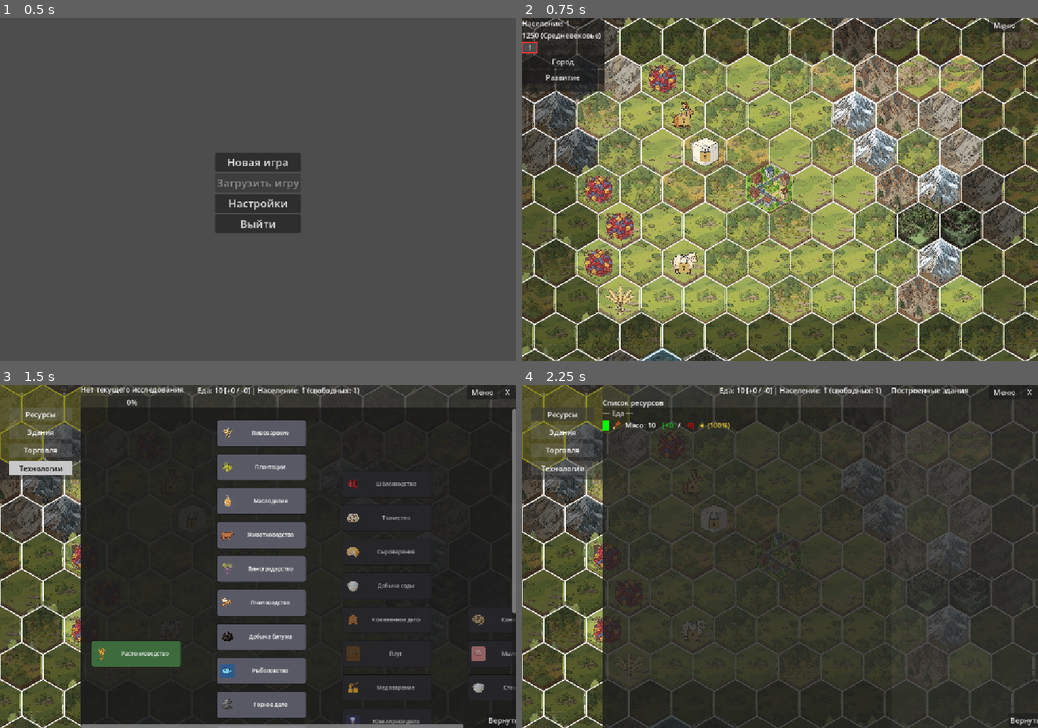
Above: before the commit, frames 1-4 (two rows, left to right).
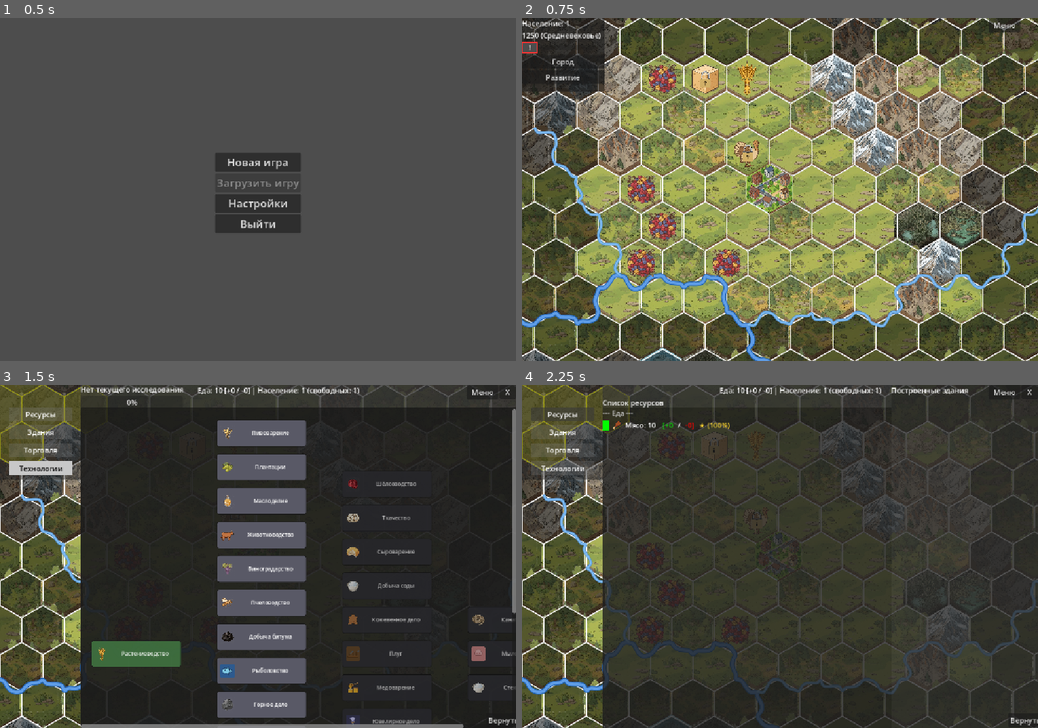
Above: after the commit, the same moments.

Repository: Night-Pryanik/The-City
Game: Godot game, scene res://scenes/main_menu.tscn
Same seed, same stepped clock (60 frames per second), same inputs: the game is played once before the commit and once after it.
Inputs (mouse positions are in pixels of both pictures, inside the frame that each line leads up to):
- Up to frame 1 (0.5 s): no input
- Up to frame 2 (0.75 s): click "Новая игра" at 0.5 s
- Up to frame 3 (1.5 s): click (10, 415) at 1.25 s
- Up to frame 4 (2.25 s): click "Ресурсы" at 2 s

Frame 1 is identical in both runs. In frame 2, 29% of the frame differs, in the area x 0-100%, y 0-100%; in frame 3, 2.6%; in frame 4, 4.8%.

Commit message:
Морские острова не могут состоять из озер

Diff:
--- a/scripts/map_generator.gd
+++ b/scripts/map_generator.gd
@@ -404,6 +404,42 @@
                 tile_data[r][c]["terrain"] = "beach"
                 tile_data[r][c]["_is_beach"] = true
 
+func _replace_island_lakes(tile_data: Array, sea_mask: Array, rows: int, cols: int) -> void:
+    var edge_connected_land := []
+    for r in range(rows):
+        var row_arr = []
+        row_arr.resize(cols)
+        row_arr.fill(false)
+        edge_connected_land.append(row_arr)
+
+    var queue: Array = []
+    for r in range(rows):
+        for c in range(cols):
+            if r != 0 and r != rows - 1 and c != 0 and c != cols - 1:
+                continue
+            if sea_mask[r][c] or edge_connected_land[r][c]:
+                continue
+            edge_connected_land[r][c] = true
+            queue.append({"row": r, "col": c})
+
+    var queue_index := 0
+    while queue_index < queue.size():
+        var current = queue[queue_index]
+        queue_index += 1
+        for n in HexUtils.get_neighbors_odd_r(current.row, current.col, rows, cols):
+            if sea_mask[n.row][n.col] or edge_connected_land[n.row][n.col]:
+                continue
+            edge_connected_land[n.row][n.col] = true
+            queue.append(n)
+
+    for r in range(rows):
+        for c in range(cols):
+            if sea_mask[r][c] or edge_connected_land[r][c]:
+                continue
+            if tile_data[r][c].get("terrain", "plain") == "lake":
+                tile_data[r][c]["terrain"] = "plain"
+                tile_data[r][c]["cover"] = _roll_cover("plain")
+
 func _apply_marshes(tile_data: Array, rows: int, cols: int) -> void:
     var lake_hexes: Array = []
     var sea_hexes: Array = []
@@ -501,6 +537,10 @@
             elif tile.get("_is_beach", false):
                 tile["terrain"] = "beach"
                 tile["cover"] = "none"
+
+    # Морские острова не должны состоять из озёр: заменяем озёра в замкнутых
+    # морем land-компонентах на равнину до проверки минимального числа озёр.
+    _replace_island_lakes(tile_data, sea_mask, rows, cols)
 
     # Гарантируем минимальный объём озёр на карте: озеро не должно исчезать
     # в слишком маленьких картах или при редких случайностях генерации центров.
